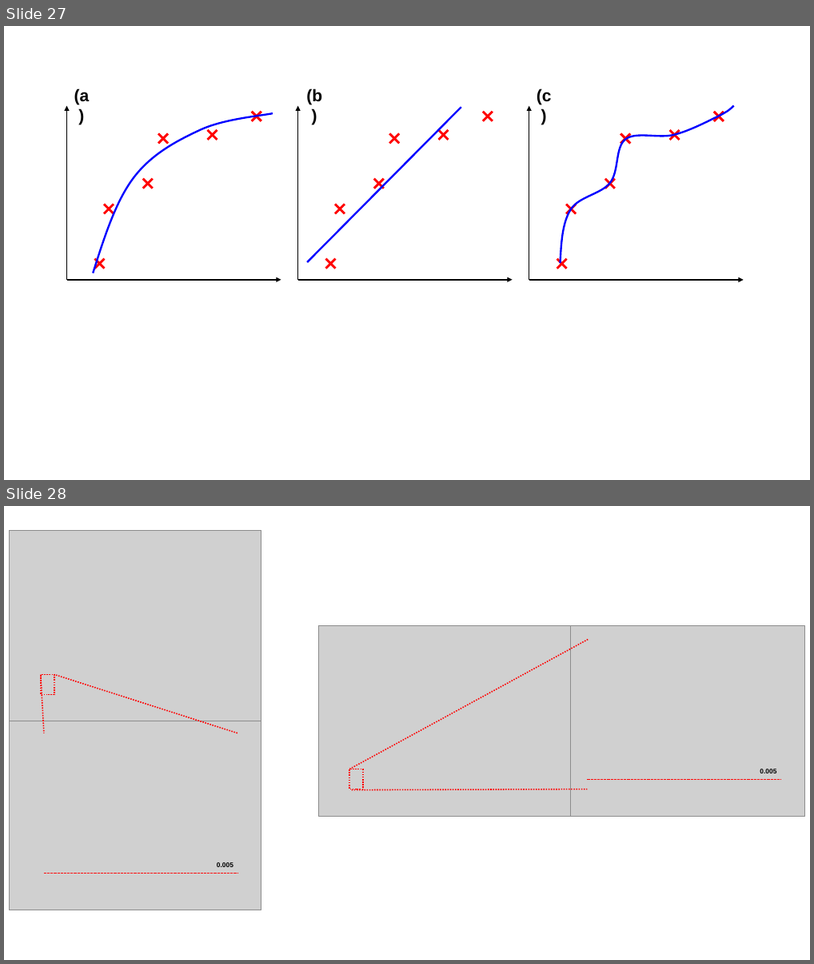
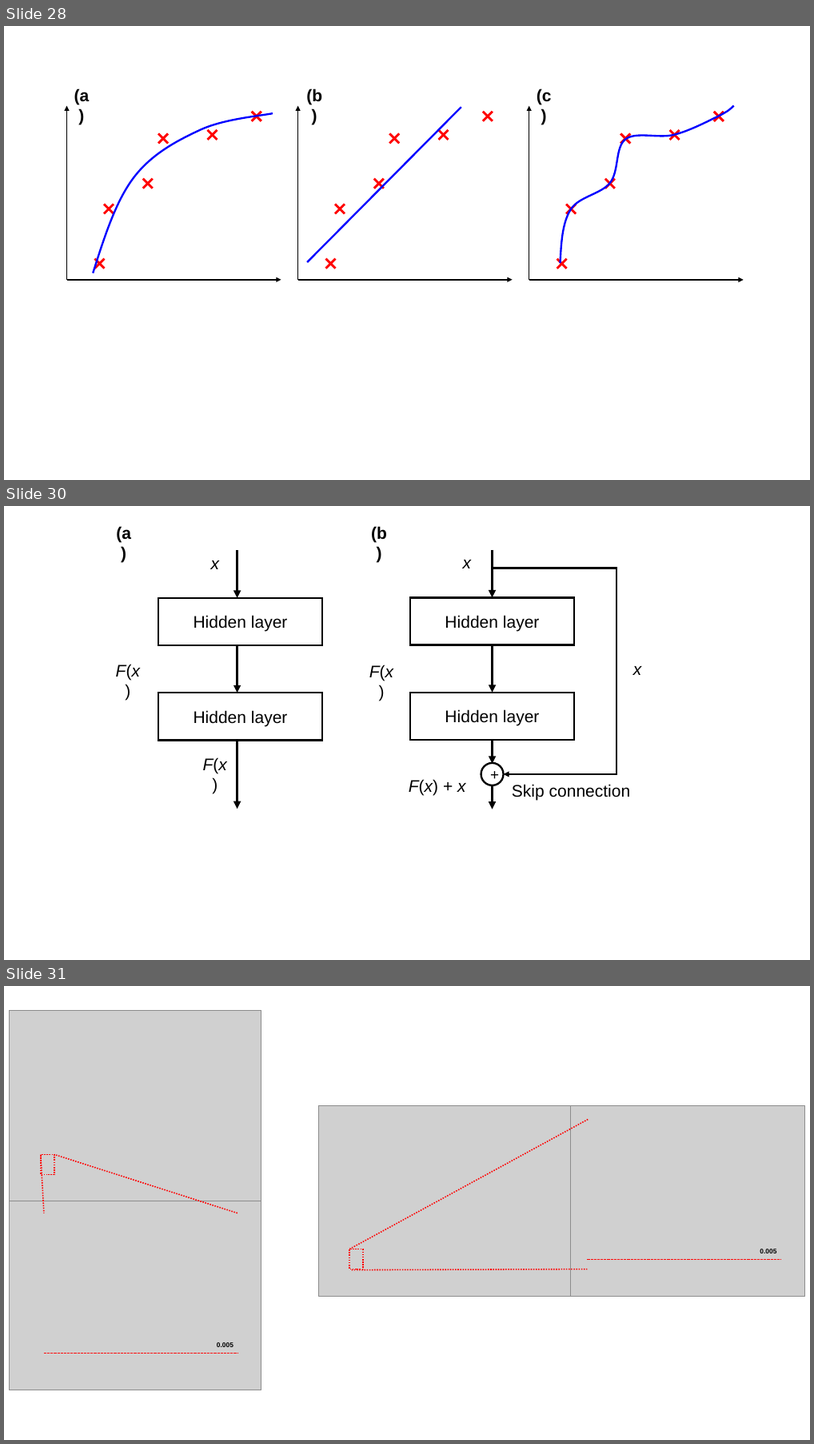
Before and after one commit to jglee96/NBTP_Lab, a slide deck: 개인/석사학위논문/그림.pptx. Shown one above the other, each under a label of ours: slides 27 and 28 before the commit, slides 28, 30 and 31 after it; the slides between them are not shown. The pictures are 814x964 and 814x1444 pixels, drawn with LibreOffice and Linux fonts; fonts in the diff are those of the drawing; grey boxes stand for pictures. Boxes give left, top, right and bottom in pixels: in the first picture for what was removed or moved away, otherwise in the second. Text is boxed around its words. In the diff, an @@ line names an element or a change of style, - is before the commit and + after.

```diff
--- a/개인/석사학위논문/그림.pptx
+++ b/개인/석사학위논문/그림.pptx
@@ slide 30 added at (x1=4, y1=506, x2=810, y2=960), background #FFFFFF @@
@@ text added at (x1=116, y1=526, x2=131, y2=543), 20 pt, text #000000, bold @@
+(a)
@@ text added at (x1=371, y1=526, x2=387, y2=543), 20 pt, text #000000, bold @@
+(b)
@@ group added at (x1=116, y1=550, x2=322, y2=808): 3 arrows, 3 texts, 2 rectangles @@
+Hidden layer
+Hidden layer
+F(x)
+x
+F(x)
@@ group added at (x1=370, y1=550, x2=642, y2=809): 5 texts, 4 arrows, 2 rectangles, 1 ellipse, 1 elbow arrow @@
+Hidden layer
+Hidden layer
+F(x)
+x
+F(x) + x
++
+x
+Skip connection
@@ what was slide 27 is now slide 28 @@
@@ what was slide 28 is now slide 31 @@
```
Also in this commit, not shown: 2 other slides added, 4 other files.
